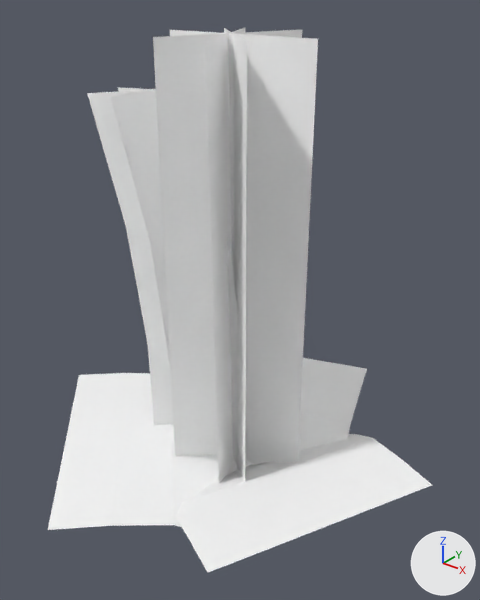
A saved change to the glTF model assets/models/Weeds_05.gltf.
Camera for both pictures: a camera (50 mm lens) standing at (100.997, 2.072, 21.452) and looking at (100.562, 2.615, 21.115). The axes (+X, +Y, +Z) are drawn at lower right. The lights are the same throughout. The first picture is the older version.

Before the edit, the objects in view are built like this:
```python
mat_weeds_01_d = principled_material('weeds_01_d')
mat_weeds_01_d.base_color = (1.0, 1.0, 1.0)  # white #ffffff
mat_weeds_01_d.metallic = 1.0
mat_weeds_01_d.roughness = 1.0
me_weeds_05 = bpy.data.meshes.new('Weeds_05')
me_weeds_05.from_pydata(...)  # 78 vertices, 56 faces; spans x -0.255..0.259, y -0.257..0.247, z -0.016..0.522
me_weeds_05.materials.append(mat_weeds_01_d)  # white #ffffff
ob_weeds_05 = bpy.data.objects.new('Weeds_05', me_weeds_05)
ob_weeds_05.location = (100.541, 2.616, 20.879)
```
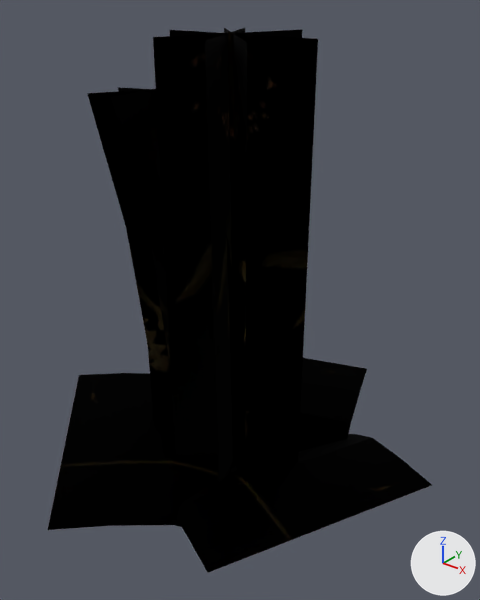
The newer file is also turned or shifted as a whole; pictures and numbers use the older file's frame.

Edits to the scene script, one JSON object a line:
```json
{"op": "add", "block": "img_weeds_01_d_png", "code": ["img_weeds_01_d_png = load_image('weeds_01_d.png', '../textures/weeds_01_d.png', 512, 512, 'sRGB')"]}
{"op": "remove", "block": "mat_weeds_01_d", "code": "mat_weeds_01_d.base_color = (1.0, 1.0, 1.0)  # white #ffffff"}
{"op": "add", "block": "mat_weeds_01_d", "code": "mat_weeds_01_d.texture = img_weeds_01_d_png"}
```

Changed parts and their boxes [x1, y1, x2, y2] in the pictures (480 x 600 px):
```json
{"object": "Weeds_05", "change": "surface changed", "before": [48, 28, 432, 573], "after": [48, 28, 432, 573], "on screen": "white to black"}
```
